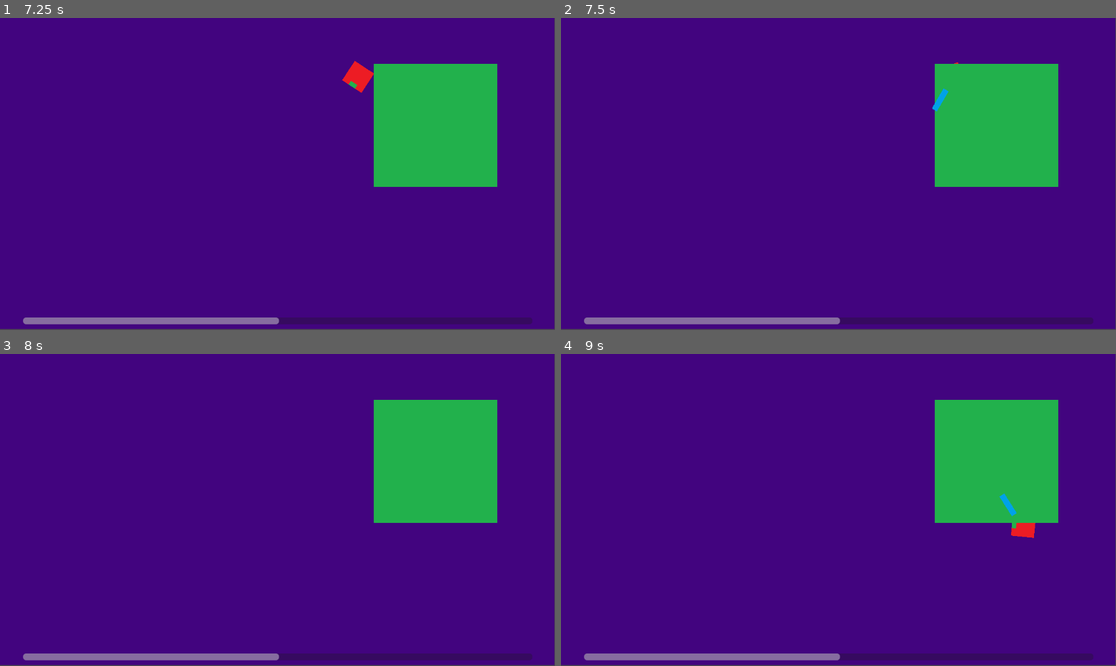
Above: before the commit, frames 1-4 (two rows, left to right).
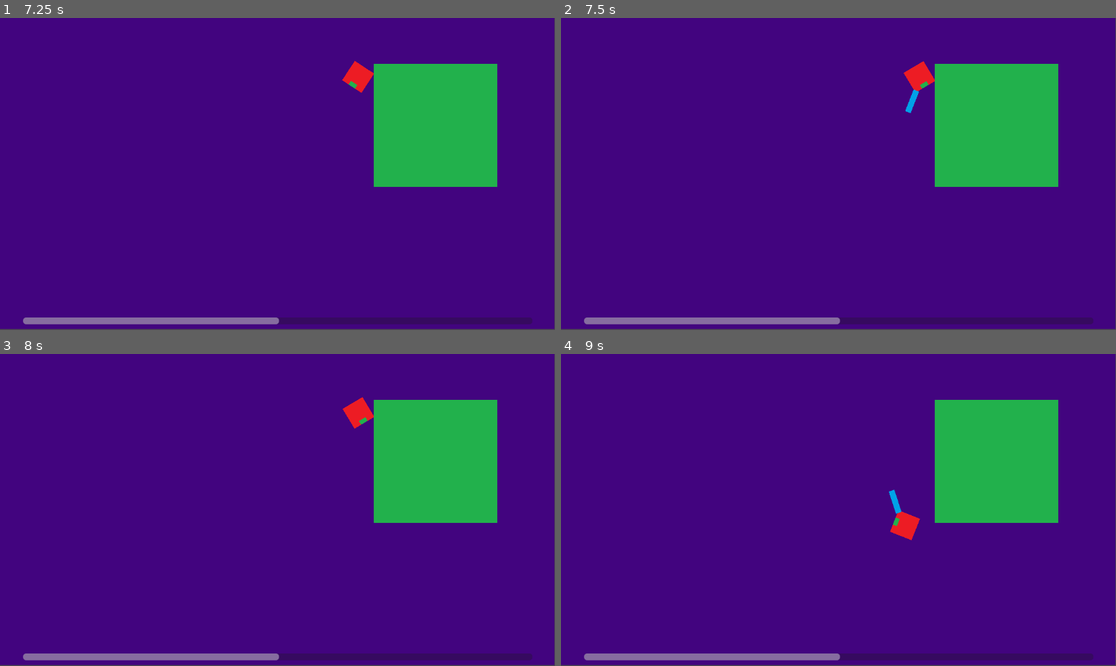
Above: after the commit, the same moments.

Repository: emdorgan/2d-soul
Game: Godot game, scene res://level.tscn
The game is run twice, just before and just after one commit, with the same random seed, the same clock (stepped at 60 frames per second) and the same inputs.
Inputs (mouse positions are in pixels of both pictures, inside the frame that each line leads up to):
- Up to frame 1 (7.25 s): tap Enter at 0.5 s; move the mouse to (249, 236) at 0.52 s; hold W (Up) 0.53-2.03 s; click (249, 236) at 0.6 s; move the mouse to (444, 220) at 1.27 s; click (444, 220) at 1.35 s; move the mouse to (111, 127) at 2.02 s; hold A (Left) 2.03-3.53 s; click (111, 127) at 2.1 s; move the mouse to (305, 174) at 2.77 s; click (305, 174) at 2.85 s; move the mouse to (194, 96) at 3.52 s; hold S (Down) 3.53-4.28 s; click (194, 96) at 3.6 s; move the mouse to (399, 158) at 4.27 s; hold D (Right) 4.28-5.03 s; click (399, 158) at 4.35 s; move the mouse to (166, 189) at 5.02 s; hold W (Up) 5.03-5.78 s; click (166, 189) at 5.1 s; move the mouse to (333, 105) at 5.77 s; hold D (Right) from 5.78 s (still down); click (333, 105) at 5.85 s; move the mouse to (249, 236) at 6.52 s; click (249, 236) at 6.6 s
- Up to frame 2 (7.5 s): keep holding D (Right); move the mouse to (1005, 220) at 7.27 s; click (1005, 220) at 7.35 s
- Up to frame 3 (8 s): keep holding D (Right)
- Up to frame 4 (9 s): tap Space at 8 s; move the mouse to (672, 463) at 8.02 s; release D (Right) at 8.03 s; hold S (Down) 8.03-8.78 s; click (672, 463) at 8.1 s; move the mouse to (866, 510) at 8.77 s; hold A (Left) from 8.78 s (still down); click (866, 510) at 8.85 s

Frame 1 is identical in both runs. In frame 2, 0.5% of the frame differs, in the area x 61-72%, y 13-31%; in frame 3, 0.3%; in frame 4, 0.7%, in the area x 59-86%, y 43-60%.

Commit message:
feat: add hit detection

Diff:
--- /dev/null
+++ b/boss.gd
@@ -0,0 +1,8 @@
+extends CharacterBody2D
+
+func _on_player_detection_body_entered(body: Node2D) -> void:
+	print('player detected', body)
+
+
+func _on_boss_hurt_box_area_entered(area: Area2D) -> void:
+	print('sword hit detected', area)
--- a/boss.tscn
+++ b/boss.tscn
@@ -1,13 +1,31 @@
-[gd_scene load_steps=2 format=3 uid="uid://1wn88jmbktnu"]
+[gd_scene load_steps=3 format=3 uid="uid://1wn88jmbktnu"]
 
+[ext_resource type="Script" path="res://boss.gd" id="1_jc0sm"]
 [ext_resource type="Texture2D" uid="uid://svsyjfnkwsid" path="res://graphics/boss.png" id="1_nlay3"]
 
-[node name="Boss" type="Area2D"]
+[node name="Boss" type="CharacterBody2D"]
 collision_layer = 2
 collision_mask = 5
+script = ExtResource("1_jc0sm")
 
 [node name="Sprite2D" type="Sprite2D" parent="."]
 texture = ExtResource("1_nlay3")
 
-[node name="CollisionPolygon2D" type="CollisionPolygon2D" parent="."]
-polygon = PackedVector2Array(-127, -127, -128, 127, 127, 128, 129, -128)
+[node name="BossHurtBox" type="Area2D" parent="."]
+collision_layer = 2
+collision_mask = 4
+
+[node name="BossHurtBoxCollision" type="CollisionPolygon2D" parent="BossHurtBox"]
+polygon = PackedVector2Array(-129, -128, -128, 125, 127, 129, 128, -128)
+
+[node name="PlayerDetection" type="Area2D" parent="."]
+collision_layer = 2
+
+[node name="PlayerDetectionCollision" type="CollisionPolygon2D" parent="PlayerDetection"]
+polygon = PackedVector2Array(-128, -126, -126, 128, 129, 128, 127, -128, 127, -128)
+
+[node name="BossCollision" type="CollisionPolygon2D" parent="."]
+polygon = PackedVector2Array(-127, -125, -127, 125, 126, 126, 125, -127)
+
+[connection signal="area_entered" from="BossHurtBox" to="." method="_on_boss_hurt_box_area_entered"]
+[connection signal="body_entered" from="PlayerDetection" to="." method="_on_player_detection_body_entered"]
--- a/level.gd
+++ b/level.gd
@@ -17,8 +17,3 @@
 func _on_slash_tween_finished(sword):
 	sword.queue_free();
 	Global.is_attacking = false;
-
-
-
-func _on_boss_body_entered(body: Node2D) -> void:
-	print('sword hit')
--- a/level.tscn
+++ b/level.tscn
@@ -24,7 +24,6 @@
 
 [node name="PlayerSword" parent="." instance=ExtResource("4_vhqh4")]
 position = Vector2(537, 680)
-script = null
 
 [node name="Weapons" type="Node2D" parent="."]
 
@@ -48,4 +47,3 @@
 show_percentage = false
 
 [connection signal="slash" from="Player" to="." method="_on_player_slash"]
-[connection signal="body_entered" from="Boss" to="." method="_on_boss_body_entered"]
--- /dev/null
+++ b/player_sword.gd
@@ -0,0 +1,5 @@
+extends Node2D
+
+
+func _on_sword_hit_box_body_entered(body: Node2D) -> void:
+	print('sword hit something')
--- a/player_sword.tscn
+++ b/player_sword.tscn
@@ -1,22 +1,22 @@
-[gd_scene load_steps=3 format=3 uid="uid://kqo3dbwfl0f3"]
+[gd_scene load_steps=2 format=3 uid="uid://kqo3dbwfl0f3"]
 
 [ext_resource type="Texture2D" uid="uid://cm1tfnb0jbh0j" path="res://graphics/player_sword.png" id="1_xis7c"]
 
-[sub_resource type="GDScript" id="GDScript_myrv2"]
-script/source = "extends StaticBody2D
-"
-
-[node name="PlayerSword" type="StaticBody2D"]
+[node name="PlayerSword" type="Node2D"]
 position = Vector2(526, 605)
 scale = Vector2(1.01185, 1.00733)
-collision_layer = 4
-collision_mask = 2
-script = SubResource("GDScript_myrv2")
 
 [node name="Sprite2D" type="Sprite2D" parent="."]
 position = Vector2(0, 24)
 texture = ExtResource("1_xis7c")
 
-[node name="CollisionPolygon2D" type="CollisionPolygon2D" parent="."]
+[node name="SwordHitBox" type="Area2D" parent="Sprite2D"]
+position = Vector2(0, -24)
+collision_layer = 4
+collision_mask = 2
+
+[node name="CollisionPolygon2D" type="CollisionPolygon2D" parent="Sprite2D/SwordHitBox"]
 position = Vector2(0, 24)
 polygon = PackedVector2Array(-6, -24, -6, 24, 6, 24, 6, -24)
+
+[connection signal="body_entered" from="Sprite2D/SwordHitBox" to="." method="_on_sword_hit_box_body_entered"]
